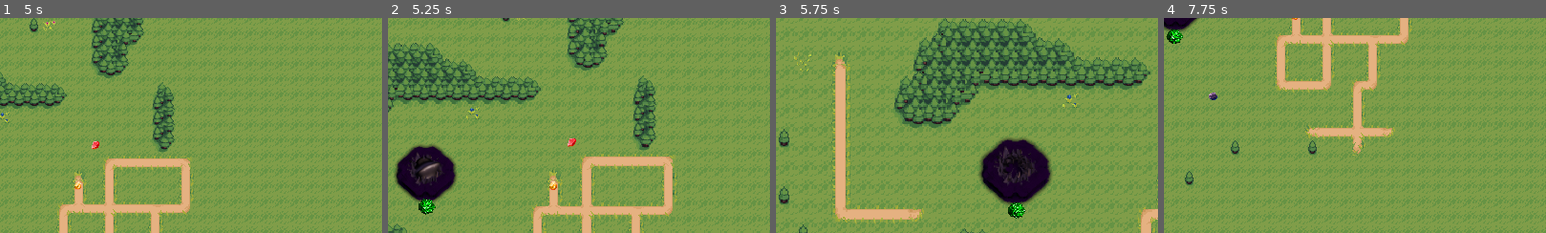
Above: before the commit, frames 1-4 (left to right).
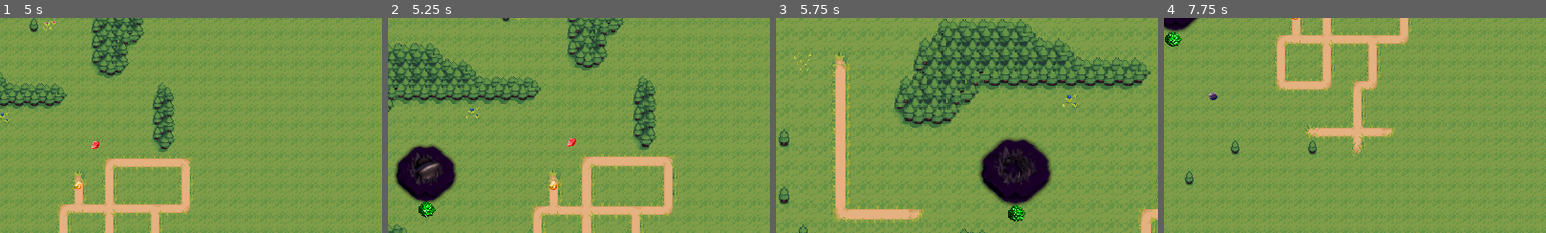
Above: after the commit, the same moments.

Repository: ktosox/Yogscast_Jam_2019
Game: Godot game, scene res://KeyScenes/MiddleArena/MiddleArena.tscn
Two runs of this game, one before a commit and one after it. Both use one fixed random seed, a clock stepped at 60 frames per second and the inputs below.
Inputs (mouse positions are % of the whole screen's width and height, from its top left):
- Up to frame 1 (5 s): click (62, 50) at 0.52 s; move the mouse to (72, 45) at 1.27 s; hold Right (ui_right) 1.28-2.03 s; tap Mouse wheel down (MW_down) at 1.35, 2.85, 4.35 s; move the mouse to (30, 55) at 2.02 s; hold Down (ui_down) 2.03-2.78 s; tap Mouse wheel up (MW_up) at 2.1, 3.6 s; move the mouse to (60, 28) at 2.77 s; hold Right (ui_right) 2.78-3.53 s; move the mouse to (45, 70) at 3.52 s; hold Up (ui_up) 3.53-4.28 s; move the mouse to (80, 65) at 4.27 s; hold Left (ui_left) from 4.28 s (still down)
- Up to frame 2 (5.25 s): keep holding Left (ui_left); move the mouse to (20, 35) at 5.02 s; tap Mouse wheel up (MW_up) at 5.1 s
- Up to frame 3 (5.75 s): keep holding Left (ui_left)
- Up to frame 4 (7.75 s): move the mouse to (55, 50) at 5.77 s; release Left (ui_left) at 5.78 s; hold Down (ui_down) 5.78-6.53 s; tap Mouse wheel down (MW_down) at 5.85, 7.35 s; move the mouse to (35, 25) at 6.52 s; hold Right (ui_right) 6.53-7.28 s; tap Mouse wheel up (MW_up) at 6.6 s; move the mouse to (72, 45) at 7.27 s; hold Up (ui_up) from 7.28 s (still down)
The pictures show only the part of the screen within x 0-50%, y 11-61%; the shares and areas given below are measured in that part.

Frame 1 is identical in both runs. In frame 2, 0.3% of the frame differs, in the area x 8-13%, y 84-93%; in frame 3, 0.3%, in the area x 60-66%, y 85-96%; in frame 4, 0.2%.

Commit message:
wave spawning eniems works, killing enemies works

Diff:
--- a/Game/GameParts/Base/Base.gd
+++ b/Game/GameParts/Base/Base.gd
@@ -1,6 +1,9 @@
 extends Node2D
 
 var slimeScene = load("res://GameParts/Slimes/test_slime.tscn")
+
+var HP = 100
+
 
 func _ready():
 	GM.currentBase = self
@@ -8,7 +11,7 @@
 
 func spawn_slime():
 	var newSlime = slimeScene.instance()
-	newSlime.global_position = global_position
+	newSlime.global_position = global_position + Vector2(0,5)
 	get_parent().add_child(newSlime)
 	pass
 
@@ -17,7 +20,9 @@
 	pass # Replace with function body.
 
 func damange():
-	print("ouch")
+	HP -=1
+	if (HP<0):
+		GM.lose_game()
 	pass
 
 func _on_HitBox_body_entered(body):
--- a/Game/GameParts/Base/Base.tscn
+++ b/Game/GameParts/Base/Base.tscn
@@ -37,7 +37,7 @@
 texture = ExtResource( 2 )
 vframes = 4
 hframes = 10
-frame = 33
+frame = 29
 
 [node name="AnimationPlayer" type="AnimationPlayer" parent="Sprite"]
 autoplay = "New Anim"
--- a/Game/GameParts/Enemies/Bullet.tscn
+++ b/Game/GameParts/Enemies/Bullet.tscn
@@ -10,6 +10,7 @@
 [node name="Bullet" type="RigidBody2D"]
 collision_layer = 16
 collision_mask = 0
+mass = 0.1
 gravity_scale = 0.0
 script = ExtResource( 1 )
 
--- a/Game/GameParts/Enemies/Enemy_Dude.gd
+++ b/Game/GameParts/Enemies/Enemy_Dude.gd
@@ -37,7 +37,7 @@
 
 func attack():
 	moving = false
-	if (GM.difficulty == 1):
+	if (GM.difficulty <2):
 		$FireAnimator.play("slow")
 	else:
 		$FireAnimator.play("fast")
@@ -57,3 +57,16 @@
 		target = body
 		attack()
 	pass # Replace with function body.
+
+
+func _on_Collider_body_entered(body):
+	splat()
+	$FireAnimator.stop()
+	moving = false
+	$TimerDeath.start()
+	pass # Replace with function body.
+
+
+func _on_TimerDeath_timeout():
+	queue_free()
+	pass # Replace with function body.
--- a/Game/GameParts/Enemies/Enemy_Dude.tscn
+++ b/Game/GameParts/Enemies/Enemy_Dude.tscn
@@ -72,8 +72,8 @@
 loop = false
 
 [node name="DetectionRange" type="Area2D" parent="PathFollow2D"]
-collision_layer = 0
-collision_mask = 2
+collision_layer = 8
+collision_mask = 6
 
 [node name="CollisionShape2D" type="CollisionShape2D" parent="PathFollow2D/DetectionRange"]
 shape = SubResource( 2 )
@@ -100,4 +100,9 @@
 [node name="FireAnimator" type="AnimationPlayer" parent="."]
 anims/fast = SubResource( 5 )
 anims/slow = SubResource( 4 )
+
+[node name="TimerDeath" type="Timer" parent="."]
+one_shot = true
 [connection signal="body_entered" from="PathFollow2D/DetectionRange" to="." method="_on_DetectionRange_body_entered"]
+[connection signal="body_entered" from="PathFollow2D/Collider" to="." method="_on_Collider_body_entered"]
+[connection signal="timeout" from="TimerDeath" to="." method="_on_TimerDeath_timeout"]
--- a/Game/GameParts/Enemies/Enemy_Spawner.gd
+++ b/Game/GameParts/Enemies/Enemy_Spawner.gd
@@ -1,5 +1,4 @@
 extends Node2D
-
 
 
 func spawn_dude():
@@ -18,18 +17,7 @@
 			return $Loc4.global_position
 
 
-func spawn_wave(ammount):
-	for x in ammount:
-		get_parent().addEnemyDude(random_loc() + Vector2((randf()-0.5)*50,(randf()-0.5)*50))
-	pass
-
-func _on_TimerTest_timeout():
-	print("boop")
-	spawn_dude()
-	pass # Replace with function body.
-
-
-func _on_TimerWave_timeout():
-	spawn_wave(GM.difficulty*2 + 3)
-	GM.difficulty+=1
-	pass # Replace with function body.
+func spawn_wave():
+	var tartget_loc = random_loc()
+	for x in GM.difficulty*2 + 3:
+		get_parent().addEnemyDude(tartget_loc + Vector2((randf()-0.5)*150,(randf()-0.5)*150))
--- a/Game/GameParts/Enemies/Enemy_Spawner.tscn
+++ b/Game/GameParts/Enemies/Enemy_Spawner.tscn
@@ -4,14 +4,6 @@
 
 [node name="Enemy_Spawner" type="Node2D"]
 script = ExtResource( 1 )
-
-[node name="TimerWave" type="Timer" parent="."]
-wait_time = 20.0
-autostart = true
-
-[node name="TimerTest" type="Timer" parent="."]
-wait_time = 3.0
-autostart = true
 
 [node name="Loc1" type="Position2D" parent="."]
 position = Vector2( -120.135, -87.4771 )
@@ -24,5 +16,5 @@
 
 [node name="Loc4" type="Position2D" parent="."]
 position = Vector2( 226.274, 89.8098 )
-[connection signal="timeout" from="TimerWave" to="." method="_on_TimerWave_timeout"]
-[connection signal="timeout" from="TimerTest" to="." method="_on_TimerTest_timeout"]
+
+[node name="AnimationPlayer" type="AnimationPlayer" parent="."]
--- a/Game/GameParts/Slimes/test_slime.gd
+++ b/Game/GameParts/Slimes/test_slime.gd
@@ -1,6 +1,6 @@
 extends RigidBody2D
 
-var target_pos
+var target
 
 var is_moving = false
 
@@ -31,10 +31,18 @@
 
 func doSomething():
 	$Sprite/AnimationPlayer.play("jump")
+
 	pass
 
 func jump_to_random():
-	apply_impulse(Vector2(), Vector2((randf()-0.5),(randf()-0.5)) * 3500)
+	var where_to = Vector2(0,0)
+	if(!is_instance_valid(target)):
+		where_to = Vector2((randf()-0.5),(randf()-0.5))
+	else:
+		where_to = (target.global_position-global_position)/(abs(target.global_position.x)+abs(target.global_position.y))
+	apply_impulse(Vector2(), where_to * 183500)
+
+
 
 func _physics_process(delta):
 	if (abs(rotation_degrees)>5):
@@ -45,13 +53,13 @@
 	$TimerBored.start(randf()*2)
 	pass # Replace with function body.
 
-func damange():
-	print("ouch")
+func damange(source):
+	target = source
 	pass
 
 func _on_test_slime_body_entered(body):
 	if(body.get_collision_layer_bit(4)): #this is a bullet
-		damange()
+		damange(body)
 		body.pop()
 	if(body.get_collision_layer_bit(3)): #this is a dude
 		body.splat()
--- a/Game/GameParts/Slimes/test_slime.tscn
+++ b/Game/GameParts/Slimes/test_slime.tscn
@@ -130,13 +130,13 @@
 }
 
 [sub_resource type="CapsuleShape2D" id=5]
-radius = 10.2754
-height = 13.8931
+radius = 14.5088
+height = 10.0965
 
 [node name="test_slime" type="RigidBody2D"]
 collision_layer = 2
 collision_mask = 18
-mass = 20.0
+mass = 720.0
 gravity_scale = 0.0
 contacts_reported = 3
 contact_monitor = true
@@ -177,6 +177,7 @@
 [node name="Eyes" type="Node2D" parent="Face"]
 
 [node name="CollisionShape2D" type="CollisionShape2D" parent="."]
+position = Vector2( 0, -1.49891 )
 rotation = 1.5708
 shape = SubResource( 5 )
 
--- a/Game/KeyScenes/MiddleArena/MiddleArena.gd
+++ b/Game/KeyScenes/MiddleArena/MiddleArena.gd
@@ -1,6 +1,8 @@
 extends Navigation2D
 
 var enemyDudeScene = load("res://GameParts/Enemies/Enemy_Dude.tscn")
+
+var current_wave = 1
 
 func _ready():
 	pass
@@ -13,3 +15,26 @@
 	var target = get_closest_point(GM.currentBase.position)
 	var path = get_simple_path(start,target,true)
 	newDude.move(path)
+
+
+func spawn_wave():
+	var tartget_loc = random_loc()
+	for x in GM.difficulty*2 + 3:
+		addEnemyDude(tartget_loc + Vector2((randf()-0.5)*150,(randf()-0.5)*150))
+	$Overlay/Wave.text = "WAVE " + String(current_wave)
+	current_wave +=1
+	$Overlay/WaveAnimator.play("show")
+
+func random_loc():
+	match randi()%3:
+		0:
+			return $Enemy_Layer/Spawn1.global_position
+		1:
+			return $Enemy_Layer/Spawn2.global_position
+		2:
+			return $Enemy_Layer/Spawn3.global_position
+
+func _on_TimerWave_timeout():
+	spawn_wave()
+	GM.difficulty+=0.5
+	pass # Replace with function body.
--- a/Game/KeyScenes/MiddleArena/MiddleArena.tscn
+++ b/Game/KeyScenes/MiddleArena/MiddleArena.tscn
@@ -1,16 +1,44 @@
-[gd_scene load_steps=12 format=2]
+[gd_scene load_steps=13 format=2]
 
 [ext_resource path="res://KeyScenes/MiddleArena/MiddleArena.gd" type="Script" id=1]
 [ext_resource path="res://KeyScenes/MiddleArena/MiddleCamera.tscn" type="PackedScene" id=2]
-[ext_resource path="res://Resources/REXARD/Wooden_UI_png/plank_17.png" type="Texture" id=3]
-[ext_resource path="res://GameParts/Inventory/Inventory.tscn" type="PackedScene" id=4]
-[ext_resource path="res://Resources/REXARD/Wooden_UI_png/Plank_04.png" type="Texture" id=5]
-[ext_resource path="res://Resources/REXARD/Wooden_UI_png/Plank_03.png" type="Texture" id=6]
-[ext_resource path="res://Resources/REXARD/Wooden_UI_png/plank_19.png" type="Texture" id=7]
-[ext_resource path="res://GameParts/TileSet/World_map.tscn" type="PackedScene" id=8]
-[ext_resource path="res://GameParts/Gem/Gem.tscn" type="PackedScene" id=9]
-[ext_resource path="res://GameParts/Base/Base.tscn" type="PackedScene" id=10]
-[ext_resource path="res://GameParts/Enemies/Enemy_Spawner.tscn" type="PackedScene" id=11]
+[ext_resource path="res://GameParts/Inventory/font_inventory_warning.tres" type="DynamicFont" id=3]
+[ext_resource path="res://Resources/REXARD/Wooden_UI_png/plank_17.png" type="Texture" id=4]
+[ext_resource path="res://GameParts/Inventory/Inventory.tscn" type="PackedScene" id=5]
+[ext_resource path="res://Resources/REXARD/Wooden_UI_png/Plank_04.png" type="Texture" id=6]
+[ext_resource path="res://Resources/REXARD/Wooden_UI_png/Plank_03.png" type="Texture" id=7]
+[ext_resource path="res://Resources/REXARD/Wooden_UI_png/plank_19.png" type="Texture" id=8]
+[ext_resource path="res://GameParts/TileSet/World_map.tscn" type="PackedScene" id=9]
+[ext_resource path="res://GameParts/Gem/Gem.tscn" type="PackedScene" id=10]
+[ext_resource path="res://GameParts/Base/Base.tscn" type="PackedScene" id=11]
+
+[sub_resource type="Animation" id=1]
+resource_name = "show"
+length = 4.0
+tracks/0/type = "value"
+tracks/0/path = NodePath("Wave:visible")
+tracks/0/interp = 1
+tracks/0/loop_wrap = true
+tracks/0/imported = false
+tracks/0/enabled = true
+tracks/0/keys = {
+"times": PoolRealArray( 0, 4 ),
+"transitions": PoolRealArray( 1, 1 ),
+"update": 1,
+"values": [ true, false ]
+}
+tracks/1/type = "value"
+tracks/1/path = NodePath("Wave:modulate")
+tracks/1/interp = 1
+tracks/1/loop_wrap = true
+tracks/1/imported = false
+tracks/1/enabled = true
+tracks/1/keys = {
+"times": PoolRealArray( 0, 0.3, 2.4, 3.9 ),
+"transitions": PoolRealArray( 1, 0.5, 1, 1 ),
+"update": 0,
+"values": [ Color( 0.517647, 0.866667, 1, 0 ), Color( 0.517647, 0.866667, 1, 1 ), Color( 0.517647, 0.866667, 1, 1 ), Color( 0.517647, 0.866667, 1, 0 ) ]
+}
 
 [node name="MiddleArena" type="Navigation2D"]
 script = ExtResource( 1 )
@@ -22,37 +50,49 @@
 position = Vector2( 570.929, 362.159 )
 
 [node name="Overlay" type="CanvasLayer" parent="."]
-editor/display_folded = true
+
+[node name="WaveAnimator" type="AnimationPlayer" parent="Overlay"]
+anims/show = SubResource( 1 )
+
+[node name="Wave" type="Label" parent="Overlay"]
+visible = false
+modulate = Color( 0.517647, 0.866667, 1, 0 )
+margin_left = 394.969
+margin_top = 141.465
+margin_right = 651.969
+margin_bottom = 217.465
+custom_fonts/font = ExtResource( 3 )
+text = "WAVE 1"
 
 [node name="plank_17" type="Sprite" parent="Overlay"]
 visible = false
 position = Vector2( 1238.13, 355.364 )
 rotation = 1.5708
 scale = Vector2( 1.993, 0.887859 )
-texture = ExtResource( 3 )
+texture = ExtResource( 4 )
 
 [node name="plank_18" type="Sprite" parent="Overlay"]
 visible = false
 position = Vector2( 1010.93, 357.637 )
 rotation = 1.5708
 scale = Vector2( 1.993, 0.887859 )
-texture = ExtResource( 3 )
+texture = ExtResource( 4 )
 
-[node name="Inventory" parent="Overlay" instance=ExtResource( 4 )]
+[node name="Inventory" parent="Overlay" instance=ExtResource( 5 )]
 
 [node name="Plank_04" type="Sprite" parent="Overlay"]
 visible = false
 position = Vector2( 629.857, 744.117 )
 scale = Vector2( 1.55691, 0.777824 )
 z_index = 1
-texture = ExtResource( 5 )
+texture = ExtResource( 6 )
 
 [node name="Plank_03" type="Sprite" parent="Overlay"]
 visible = false
 position = Vector2( 602.851, -42.6273 )
 scale = Vector2( 1.63057, 1 )
 z_index = 1
-texture = ExtResource( 6 )
+texture = ExtResource( 7 )
 
 [node name="plank_19" type="Sprite" parent="Overlay"]
 visible = false
@@ -60,27 +100,39 @@
 rotation = 1.5708
 scale = Vector2( 1.5591, 0.646662 )
 z_index = 1
-texture = ExtResource( 7 )
+texture = ExtResource( 8 )
 
-[node name="Map" parent="." instance=ExtResource( 8 )]
+[node name="Map" parent="." instance=ExtResource( 9 )]
 position = Vector2( 358.028, 392.976 )
 tile_data = PoolIntArray( -2031653, 2, 0, -2031652, 2, 1, -2031651, 2, 1, -2031650, 2, 1, -2031649, 2, 1, -2031648, 2,  …(153129 unchanged characters)…
 
 [node name="Gem_Layer" type="Node2D" parent="."]
 editor/display_folded = true
 
-[node name="Gem3" parent="Gem_Layer" instance=ExtResource( 9 )]
+[node name="Gem3" parent="Gem_Layer" instance=ExtResource( 10 )]
 position = Vector2( 715.446, 354.616 )
 
-[node name="Gem2" parent="Gem_Layer" instance=ExtResource( 9 )]
+[node name="Gem2" parent="Gem_Layer" instance=ExtResource( 10 )]
 position = Vector2( 761.214, 268.159 )
 
-[node name="Gem" parent="Gem_Layer" instance=ExtResource( 9 )]
+[node name="Gem" parent="Gem_Layer" instance=ExtResource( 10 )]
 position = Vector2( 547.529, 518.686 )
 
-[node name="Base" parent="." instance=ExtResource( 10 )]
+[node name="Base" parent="." instance=ExtResource( 11 )]
 position = Vector2( 475.319, 335.061 )
 
 [node name="Enemy_Layer" type="Node2D" parent="."]
 
-[node name="Enemy_Spawner" parent="." instance=ExtResource( 11 )]
+[node name="Spawn1" type="Position2D" parent="Enemy_Layer"]
+position = Vector2( 1402.37, 43.2607 )
+
+[node name="Spawn2" type="Position2D" parent="Enemy_Layer"]
+position = Vector2( 1416.79, 299.22 )
+
+[node name="Spawn3" type="Position2D" parent="Enemy_Layer"]
+position = Vector2( 1416.79, 551.573 )
+
+[node name="TimerWave" type="Timer" parent="."]
+wait_time = 20.0
+autostart = true
+[connection signal="timeout" from="TimerWave" to="." method="_on_TimerWave_timeout"]
